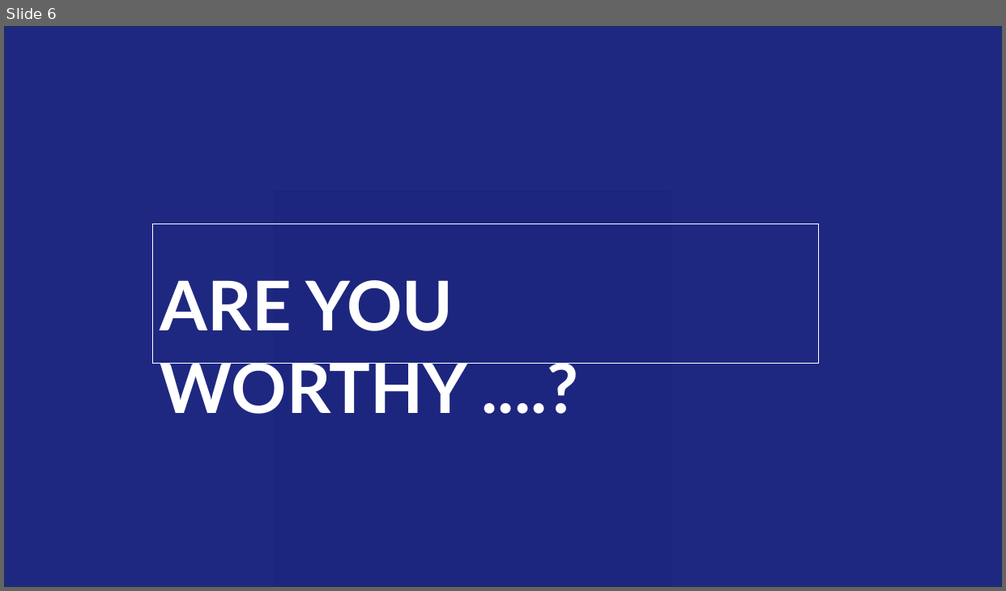
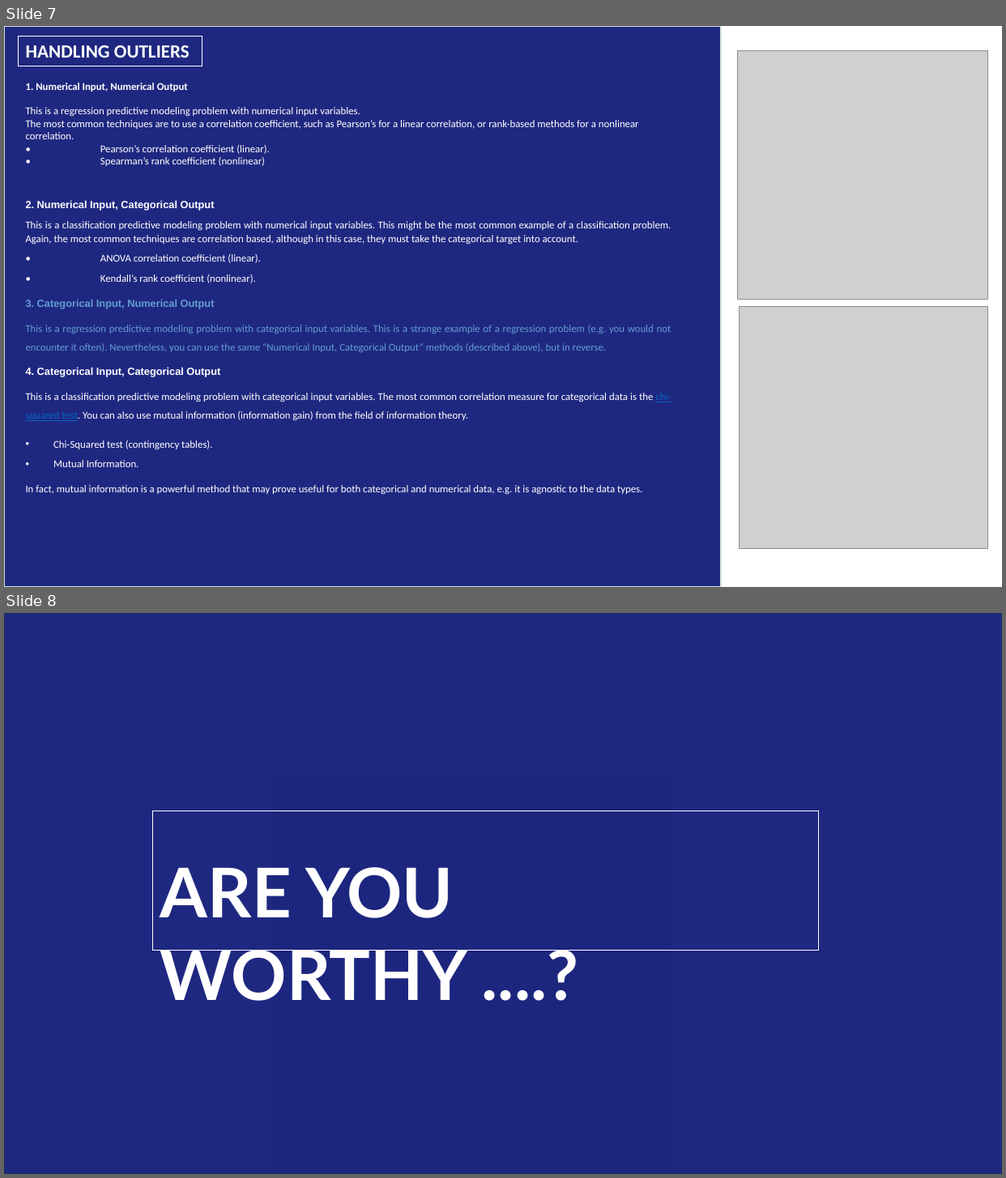
Before and after one commit to v-dev688/THE_CREDIT_CARD_PROJECT, a slide deck: FINALPPT.pptx. Shown one above the other, each under a label of ours: slide 6 before the commit, slides 7 and 8 after it. The pictures are 1006x591 and 1006x1178 pixels, drawn with LibreOffice and Linux fonts; fonts in the diff are those of the drawing; grey boxes stand for pictures. Boxes give left, top, right and bottom in pixels: in the first picture for what was removed or moved away, otherwise in the second. Text is boxed around its words. In the diff, an @@ line names an element or a change of style, - is before the commit and + after.

```diff
--- a/FINALPPT.pptx
+++ b/FINALPPT.pptx
@@ slide 7 added at bbox=[4, 26, 1002, 587], background #FFFFFF @@
@@ rectangle added at bbox=[4, 26, 721, 587], fill #16207B at 96% opacity, outline #D6E5E3 1 pt @@
@@ rectangle added at bbox=[19, 36, 202, 66], outline #FFFFFF 0.75 pt, 18 pt, text #FFFFFF, bold @@
+HANDLING OUTLIERS
@@ picture added at bbox=[738, 50, 988, 299] @@
@@ text added at bbox=[26, 83, 671, 494], 10 pt, text #FFFFFF @@
+1. Numerical Input, Numerical Output
+This is a regression predictive modeling problem with numerical input variables.
+The most common techniques are to use a correlation coefficient, such as Pearson’s for a linear correlation, or rank-based methods for a nonlinear correlation.
+• Pearson’s correlation coefficient (linear).
+• Spearman’s rank coefficient (nonlinear)
+2. Numerical Input, Categorical Output
+This is a classification predictive modeling problem with numerical input variables. This might be the most common example of a classification problem. Again, the most common techniques are correlation based, although in this case, they must take the categorical target into account.
+• ANOVA correlation coefficient (linear).
+• Kendall’s rank coefficient (nonlinear).
+3. Categorical Input, Numerical Output
+This is a regression predictive modeling problem with categorical input variables. This is a strange example of a regression problem (e.g. you would not encounter it often). Nevertheless, you can use the same “Numerical Input, Categorical Output” methods (described above), but in reverse.
+4. Categorical Input, Categorical Output
+This is a classification predictive modeling problem with categorical input variables. The most common correlation measure for categorical data is the chi-squared test. You can also use mutual information (information gain) from the field of information theory.
+• Chi-Squared test (contingency tables).
+• Mutual Information.
+In fact, mutual information is a powerful method that may prove useful for both categorical and numerical data, e.g. it is agnostic to the data types.
@@ picture added at bbox=[739, 307, 988, 549] @@
@@ what was slide 6 is now slide 8 @@
```
Also in this commit, not shown: 1 slide changed, 2 other slides added, 1 slide removed, 2 other files.
